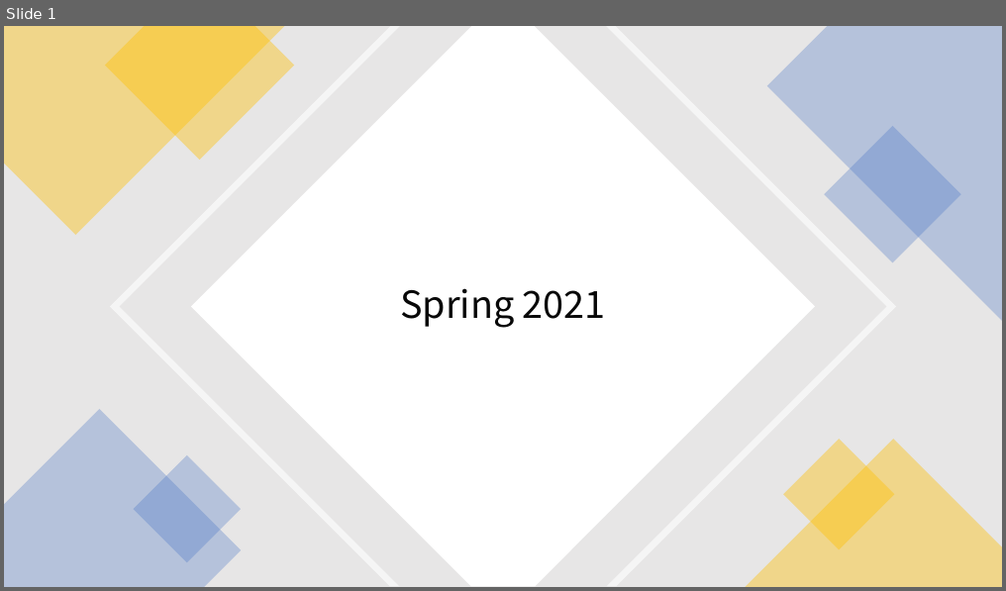
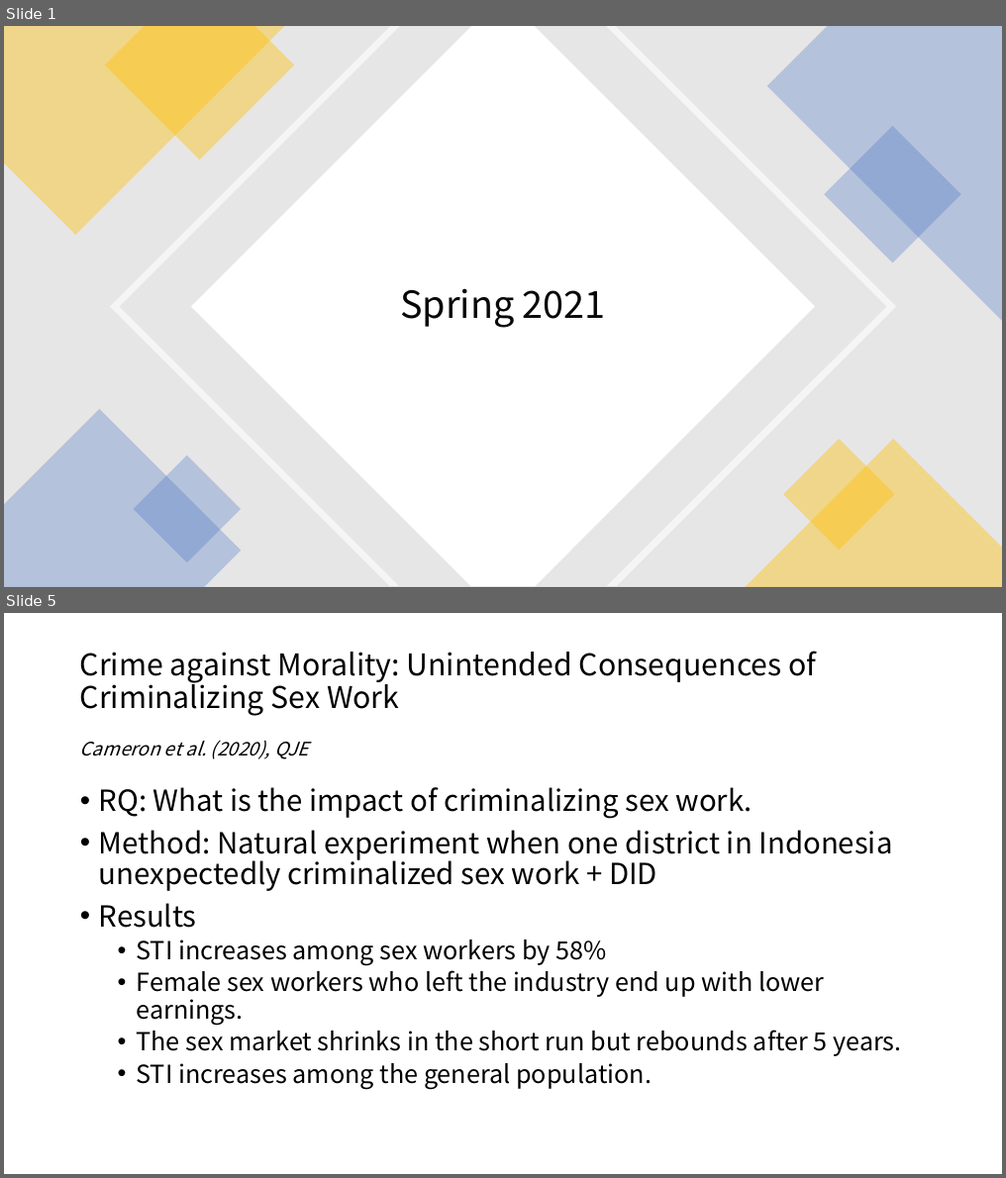
Before and after one commit to s-saisw/readingSummary, a slide deck: summary-spring2021.pptx. Shown one above the other, each under a label of ours: slide 1 before the commit, slides 1 and 5 after it; the slides between them are not shown. The pictures are 1006x591 and 1006x1178 pixels, drawn with LibreOffice and Linux fonts; fonts in the diff are those of the drawing. Boxes give left, top, right and bottom in pixels: in the first picture for what was removed or moved away, otherwise in the second. Text is boxed around its words. In the diff, an @@ line names an element or a change of style, - is before the commit and + after.

```diff
--- a/summary-spring2021.pptx
+++ b/summary-spring2021.pptx
@@ slide 5 added at <box>4,613,1002,1174</box>, background #FFFFFF @@
@@ title added at <box>80,651,816,716</box>, 28.8 pt, text #000000 @@
+Crime against Morality: Unintended Consequences of Criminalizing Sex Work
@@ text added at <box>80,740,308,760</box>, 18 pt, text #000000, italic @@
+Cameron et al. (2020), QJE
@@ text added at <box>99,787,901,1090</box>, 24 pt, text #000000 @@
+• RQ: What is the impact of criminalizing sex work.
+• Method: Natural experiment when one district in Indonesia unexpectedly criminalized sex work + DID
+• Results
+  • STI increases among sex workers by 58%
+  • Female sex workers who left the industry end up with lower earnings.
+  • The sex market shrinks in the short run but rebounds after 5 years.
+  • STI increases among the general population.
```
Also in this commit, not shown: 3 slides changed, 2 other slides added, 1 other file.
